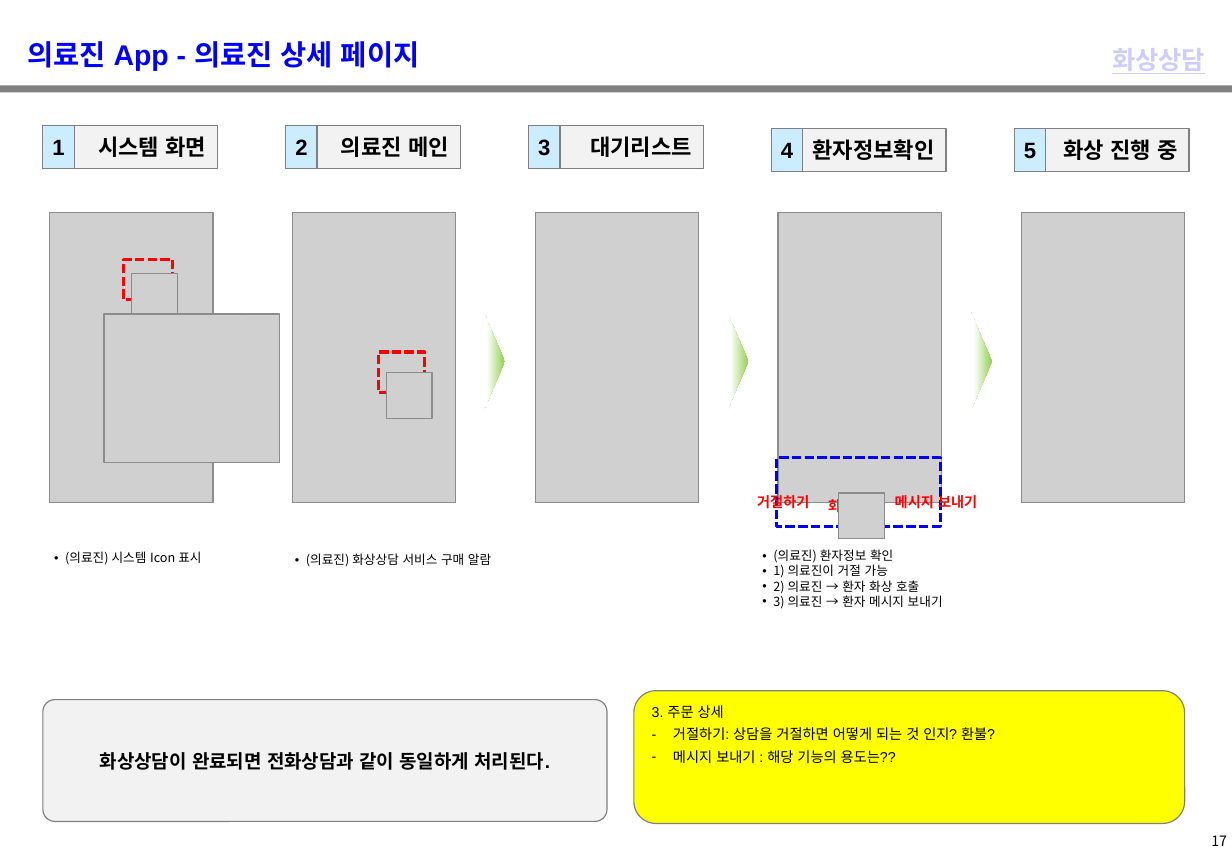
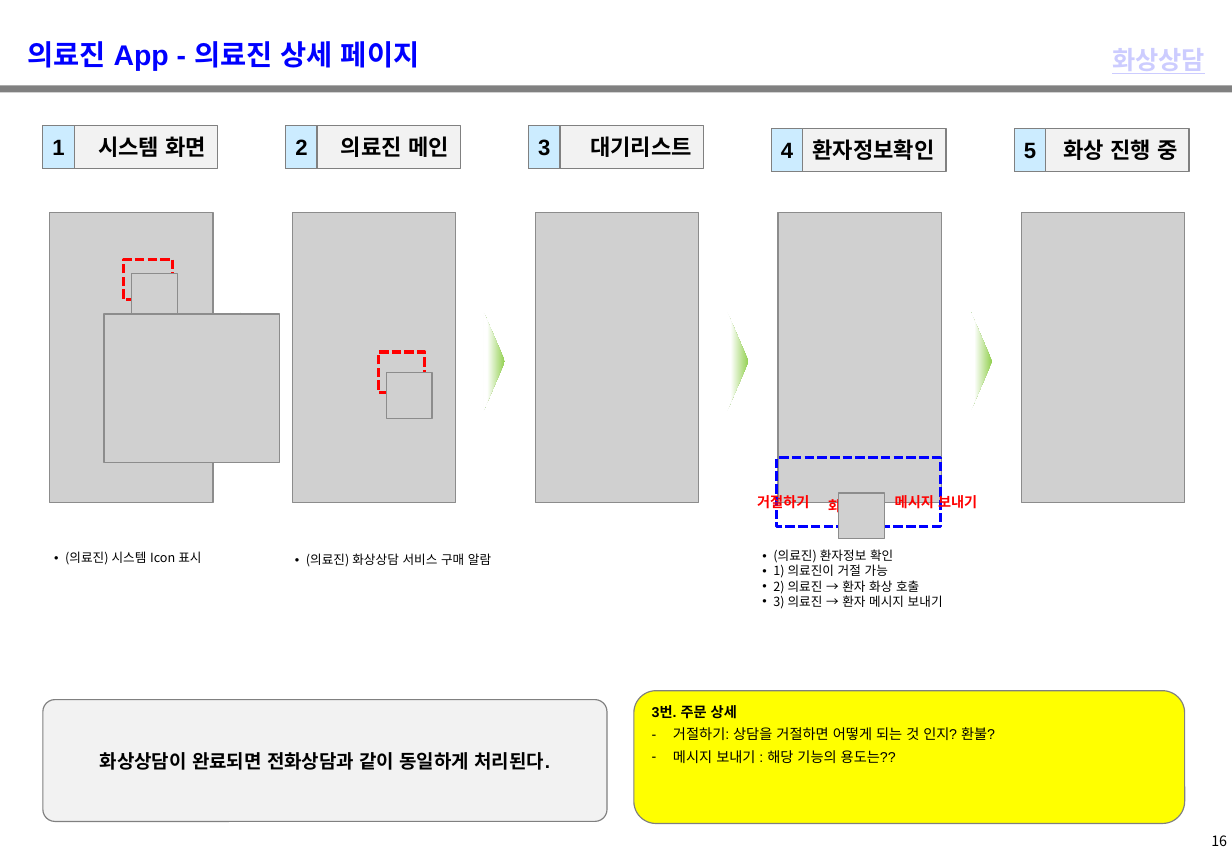
Before and after one commit to windsoccer/H160, a slide deck: slide 17 of 01 기획/03. 상담 서비스 Flow_健康160_상담 서비스 Flow_2019029.pptx (slide 18 before the commit). Drawn at 1232x853 pixels with LibreOffice and Linux fonts; fonts in the diff are those of the drawing; grey boxes stand for pictures; background and template pictures are left out. Boxes give left, top, right and bottom in pixels: in the first picture for what was removed or moved away, otherwise in the second. Text is boxed around its words. In the diff, an @@ line names an element or a change of style, - is before the commit and + after.

```diff
--- a/01 기획/03. 상담 서비스 Flow_健康160_상담 서비스 Flow_2019029.pptx
+++ b/01 기획/03. 상담 서비스 Flow_健康160_상담 서비스 Flow_2019029.pptx
@@ text in rounded rectangle at (652,705,737,719): text changed; bold on @@
-3. 주문 상세
+3번. 주문 상세
@@ page number at (1211,835,1227,846): text changed @@
-17
+16
```
Also in this commit, not shown: 14 other slides changed, 1 slide removed.
